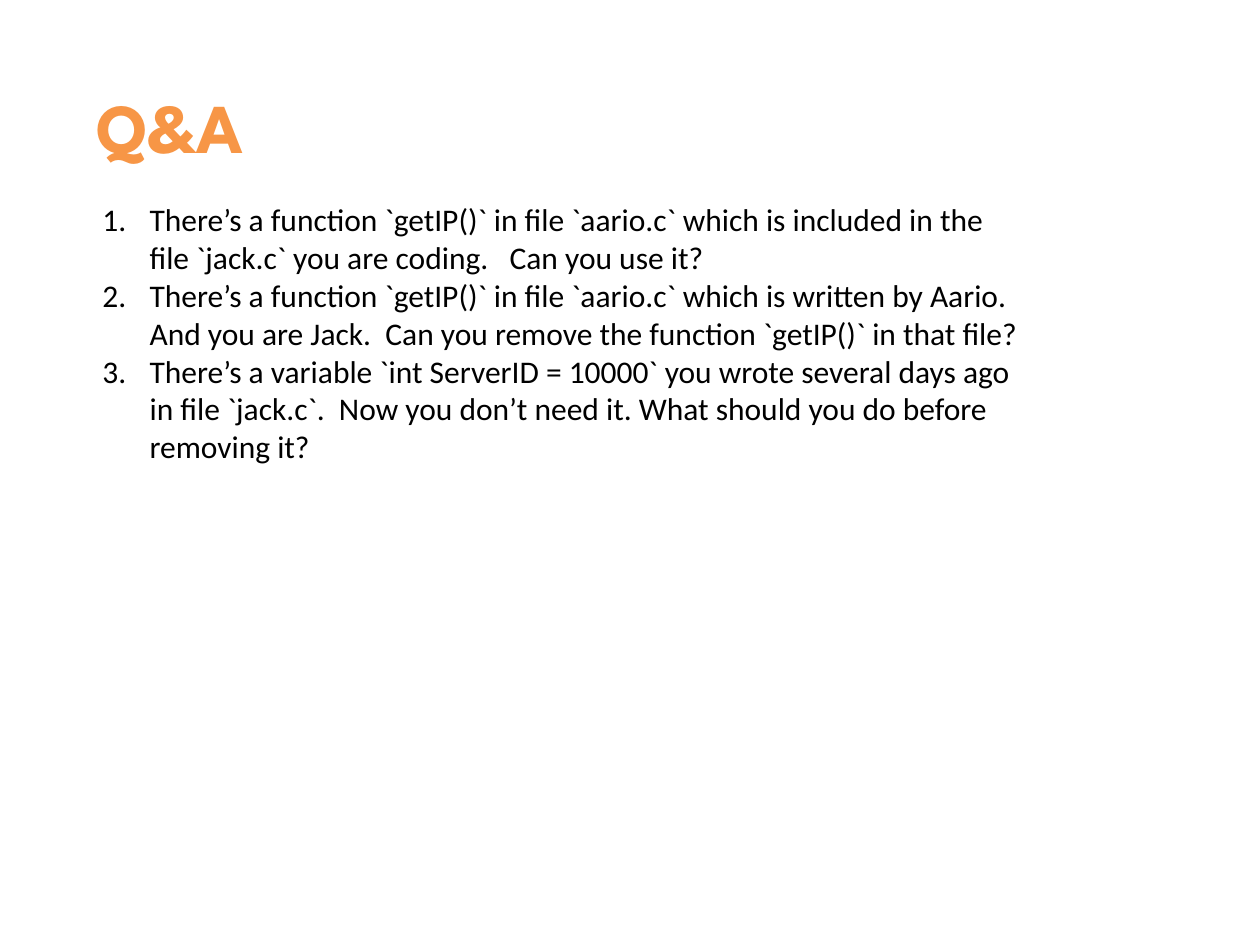
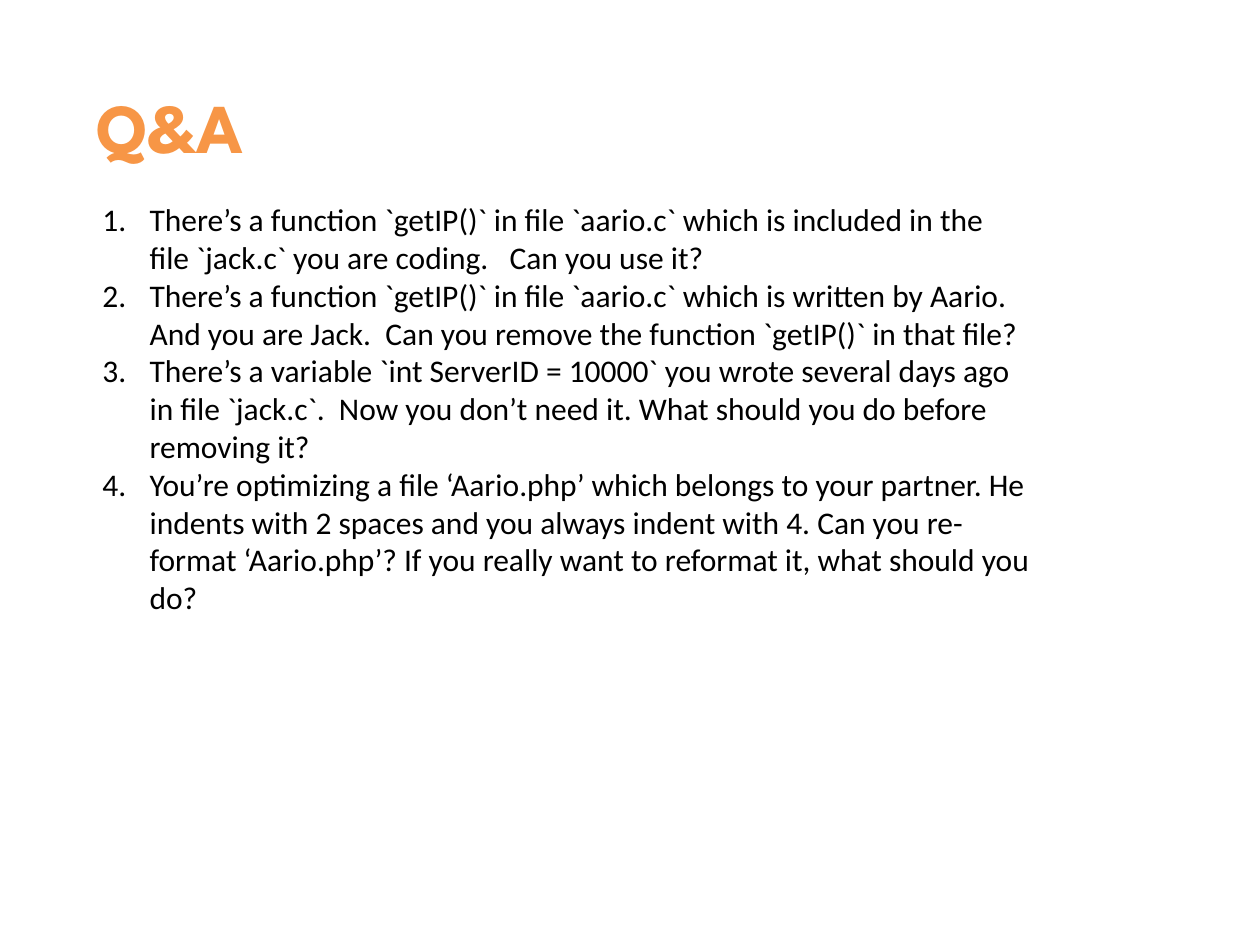
Before and after one commit to guoyu07/NotesPublic, a slide deck: slide 8 of Aario-PPT/IT/2. Aario's Code Style Guide.pptx (slide 7 before the commit). Drawn at 1260x945 pixels with LibreOffice and Linux fonts; fonts in the diff are those of the drawing. Boxes give left, top, right and bottom in pixels: in the first picture for what was removed or moved away, otherwise in the second. Text is boxed around its words. In the diff, an @@ line names an element or a change of style, - is before the commit and + after.

Commit message:
Aario's Code Style Guide.ppt

```diff
--- a/Aario-PPT/IT/2. Aario's Code Style Guide.pptx
+++ b/Aario-PPT/IT/2. Aario's Code Style Guide.pptx
@@ text at (150, 473, 1029, 610): paragraph added @@
+4. You’re optimizing a file ‘Aario.php’ which belongs to your partner. He indents with 2 spaces and you always indent with 4. Can you re-format ‘Aario.php’? If you really want to reformat it, what should you do?
```
Also in this commit, not shown: 1 slide added.
